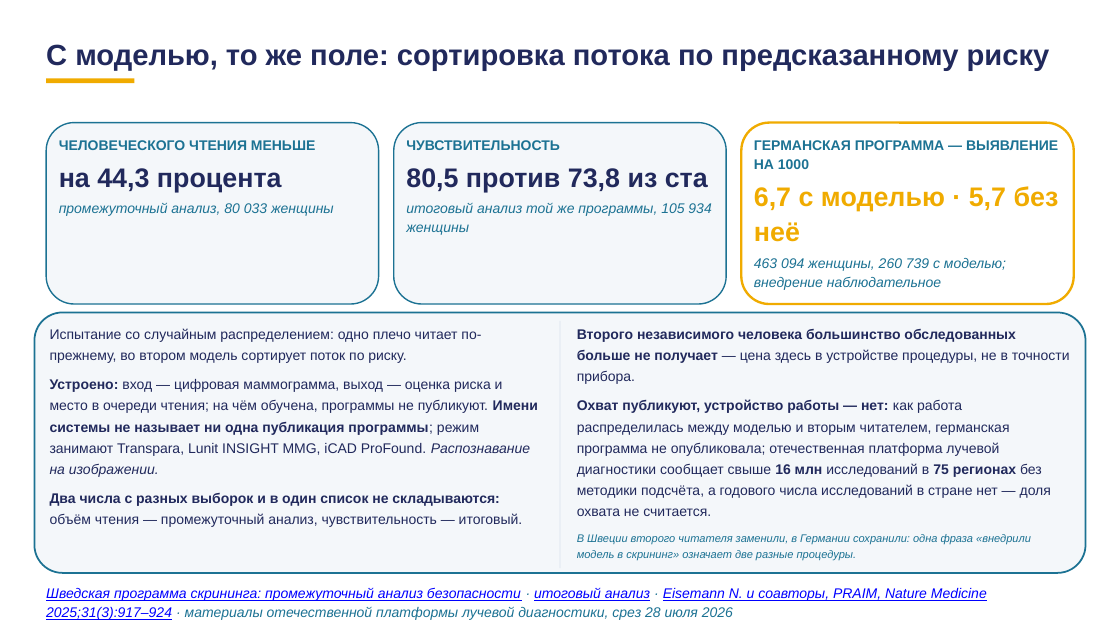
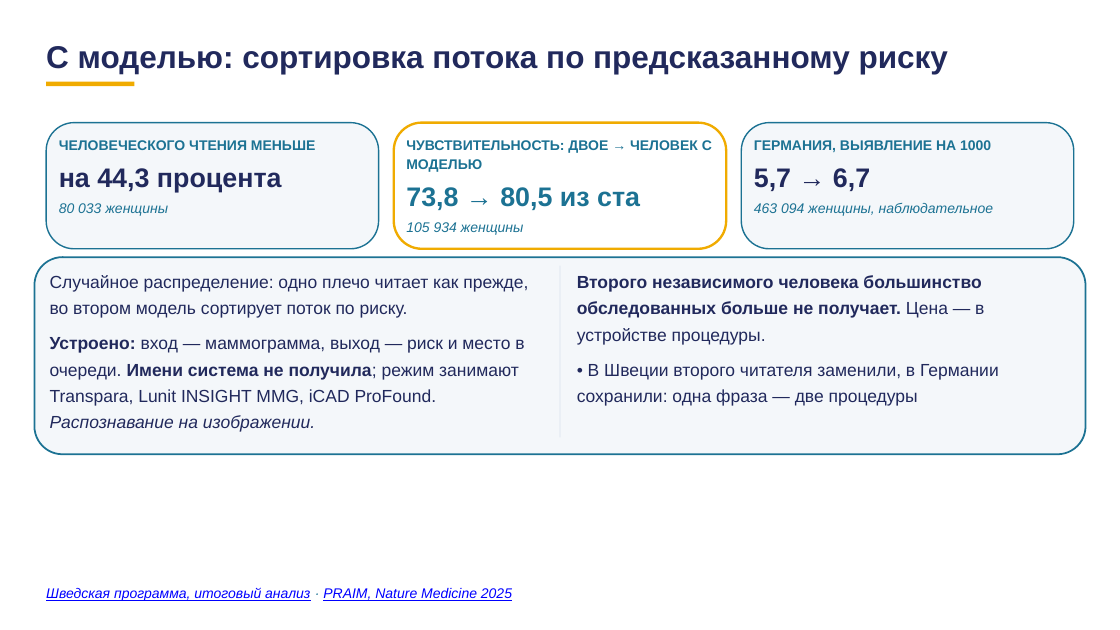
Before and after one commit to tellina-study/AI-usage-lessons, a slide deck: slide 15 of library/lectures/lec-07/rework/deck/lec-07-karkas.pptx. Drawn at 1120x630 pixels with LibreOffice and Linux fonts; fonts in the diff are those of the drawing. Boxes give left, top, right and bottom in pixels: in the first picture for what was removed or moved away, otherwise in the second. Text is boxed around its words. In the diff, an @@ line names an element or a change of style, - is before the commit and + after.

```diff
--- a/library/lectures/lec-07/rework/deck/lec-07-karkas.pptx
+++ b/library/lectures/lec-07/rework/deck/lec-07-karkas.pptx
@@ text at <box>46,46,948,74</box>: text changed; size 25 to 27 pt @@
-С моделью, то же поле: сортировка потока по предсказанному риску
+С моделью: сортировка потока по предсказанному риску
@@ rectangle: place and size @@
-rectangle at <box>46,78,134,83</box>
+rectangle at <box>46,82,134,87</box>
@@ rounded rectangle: place and size @@
-rounded rectangle at <box>46,123,379,304</box>
+rounded rectangle at <box>46,123,379,249</box>
@@ rounded rectangle at <box>46,123,379,249</box>: proportions changed @@
@@ rounded rectangle: place and size @@
-rounded rectangle at <box>394,123,727,304</box>
+rounded rectangle at <box>394,123,727,249</box>
@@ rounded rectangle at <box>394,123,727,249</box>: fill #F4F7FA to #FFFFFF; outline #1C7293 1.2 pt to #F0AB00 2 pt; proportions changed @@
@@ text at <box>406,140,712,172</box>: text changed @@
-ЧУВСТВИТЕЛЬНОСТЬ
+ЧУВСТВИТЕЛЬНОСТЬ: ДВОЕ → ЧЕЛОВЕК С МОДЕЛЬЮ
@@ rounded rectangle: place and size @@
-rounded rectangle at <box>742,123,1075,304</box>
+rounded rectangle at <box>742,123,1075,249</box>
@@ rounded rectangle at <box>742,123,1075,249</box>: fill #FFFFFF to #F4F7FA; outline #F0AB00 2 pt to #1C7293 1.2 pt; proportions changed @@
@@ text at <box>754,140,991,152</box>: text changed @@
-ГЕРМАНСКАЯ ПРОГРАММА — ВЫЯВЛЕНИЕ НА 1000
+ГЕРМАНИЯ, ВЫЯВЛЕНИЕ НА 1000
@@ text at <box>754,168,870,191</box>: text changed; text colour #F0AB00 to #21295C @@
-6,7 с моделью · 5,7 без неё
+5,7 → 6,7
@@ text at <box>59,203,168,216</box>: text changed @@
-промежуточный анализ, 80 033 женщины
+80 033 женщины
@@ text at <box>406,187,640,210</box>: text changed; text colour #21295C to #1C7293 @@
-80,5 против 73,8 из ста
+73,8 → 80,5 из ста
@@ text at <box>754,203,993,216</box>: text changed @@
-463 094 женщины, 260 739 с моделью; внедрение наблюдательное
+463 094 женщины, наблюдательное
@@ text at <box>406,222,524,235</box>: text changed @@
-итоговый анализ той же программы, 105 934 женщины
+105 934 женщины
@@ rounded rectangle at <box>34,257,1086,455</box>: proportions changed @@
@@ rounded rectangle: place and size @@
-rounded rectangle at <box>34,313,1086,573</box>
+rounded rectangle at <box>34,257,1086,455</box>
@@ rectangle: place and size @@
-rectangle at <box>560,321,560,569</box>
+rectangle at <box>560,266,560,438</box>
@@ text at <box>50,275,528,432</box>: text changed; size 12 to 15 pt @@
-Испытание со случайным распределением: одно плечо читает по-прежнему, во втором модель сортирует поток по риску.
-Устроено: вход — цифровая маммограмма, выход — оценка риска и место в очереди чтения; на чём обучена, программы не публикуют. Имени системы не называет ни одна публикация программы; режим занимают Transpara, Lunit INSIGHT MMG, iCAD ProFound. Распознавание на изображении.
-Два числа с разных выборок и в один список не складываются: объём чтения — промежуточный анализ, чувствительность — итоговый.
+Случайное распределение: одно плечо читает как прежде, во втором модель сортирует поток по риску.
+Устроено: вход — маммограмма, выход — риск и место в очереди. Имени система не получила; режим занимают Transpara, Lunit INSIGHT MMG, iCAD ProFound. Распознавание на изображении.
@@ text at <box>577,275,999,406</box>: text changed; size 12 to 15 pt @@
-Второго независимого человека большинство обследованных больше не получает — цена здесь в устройстве процедуры, не в точности прибора.
-Охват публикуют, устройство работы — нет: как работа распределилась между моделью и вторым читателем, германская программа не опубликовала; отечественная платформа лучевой диагностики сообщает свыше 16 млн исследований в 75 регионах без методики подсчёта, а годового числа исследований в стране нет — доля охвата не считается.
-В Швеции второго читателя заменили, в Германии сохранили: одна фраза «внедрили модель в скрининг» означает две разные процедуры.
+Второго независимого человека большинство обследованных больше не получает. Цена — в устройстве процедуры.
+• В Швеции второго читателя заменили, в Германии сохранили: одна фраза — две процедуры
@@ text at <box>46,587,512,601</box>: text changed @@
-Шведская программа скрининга: промежуточный анализ безопасности · итоговый анализ · Eisemann N. и соавторы, PRAIM, Nature Medicine 2025;31(3):917–924 · материалы отечественной платформы лучевой диагностики, срез 28 июля 2026
+Шведская программа, итоговый анализ · PRAIM, Nature Medicine 2025
```
Also in this commit, not shown: 77 other slides changed, 23 slides added, 24 slides removed, 1 other file.
